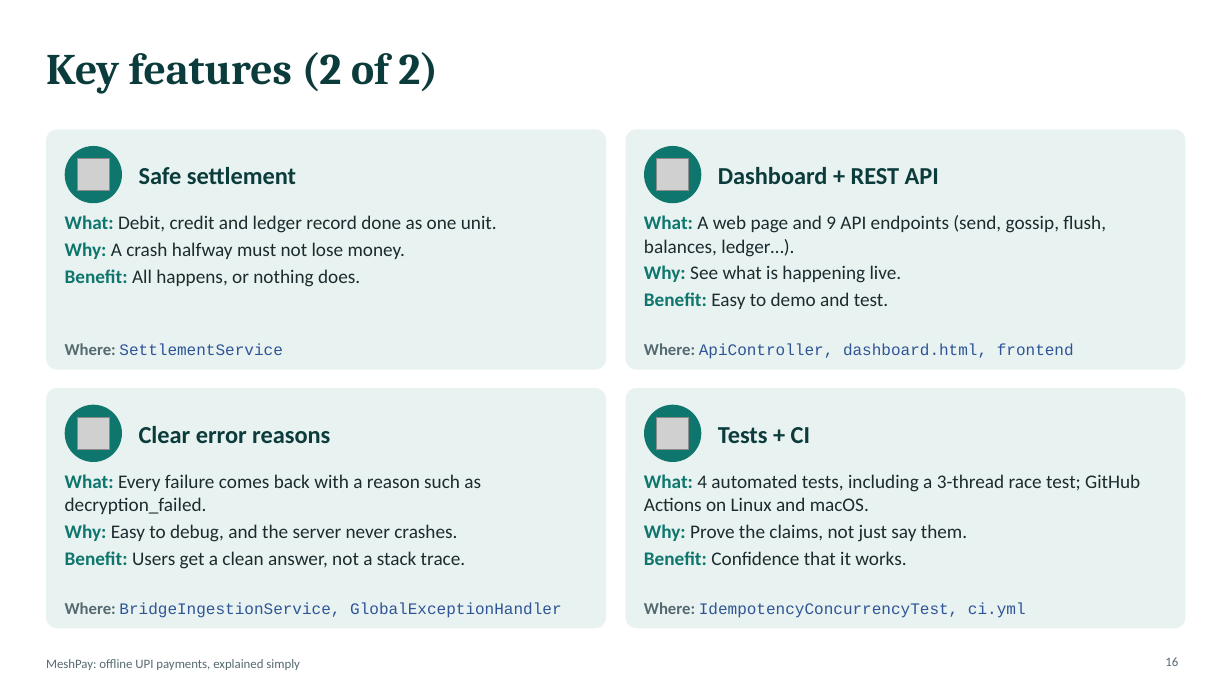
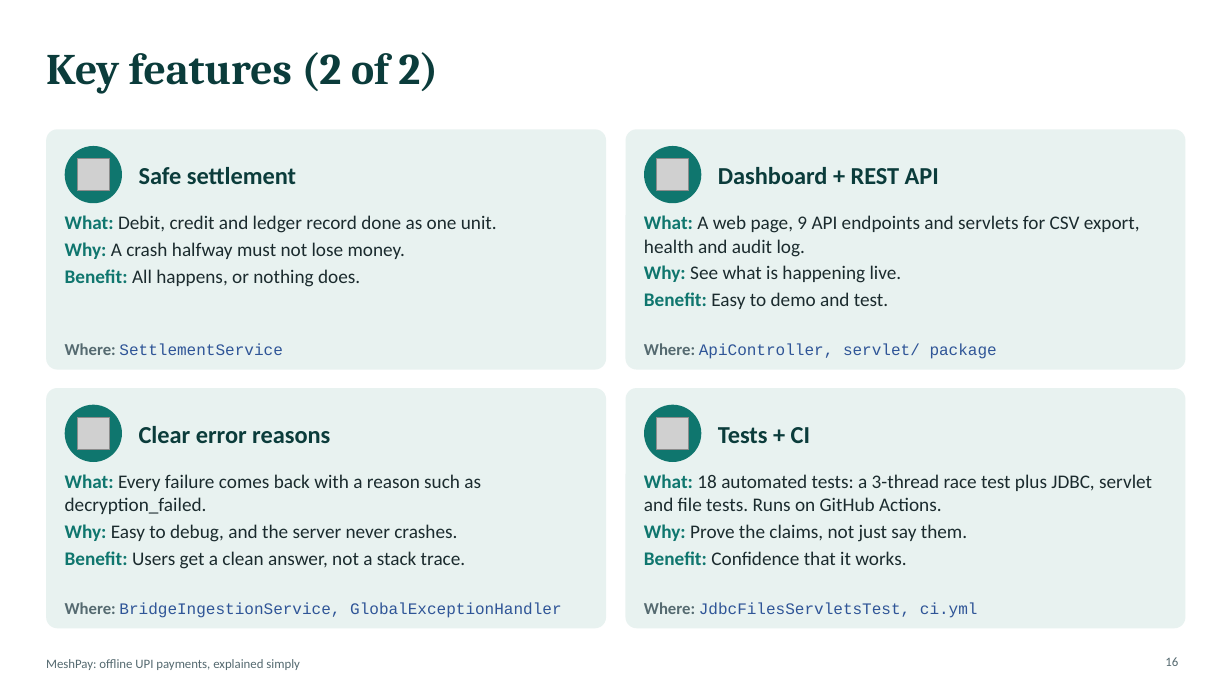
Before and after one commit to shaswatnaman/upi-offline-mesh, a slide deck: slide 16 of docs/MeshPay_Presentation.pptx. Drawn at 1232x693 pixels with LibreOffice and Linux fonts; fonts in the diff are those of the drawing; grey boxes stand for pictures. Boxes give left, top, right and bottom in pixels: in the first picture for what was removed or moved away, otherwise in the second. Text is boxed around its words. In the diff, an @@ line names an element or a change of style, - is before the commit and + after.

```diff
--- a/docs/MeshPay_Presentation.pptx
+++ b/docs/MeshPay_Presentation.pptx
@@ text at (x1=644, y1=215, x2=1140, y2=257): text changed @@
-What: A web page and 9 API endpoints (send, gossip, flush, balances, ledger…).
+What: A web page, 9 API endpoints and servlets for CSV export, health and audit log.
@@ text at (x1=644, y1=343, x2=997, y2=359): text changed @@
-Where: ApiController, dashboard.html, frontend
+Where: ApiController, servlet/ package
@@ text at (x1=644, y1=474, x2=1152, y2=511): text changed @@
-What: 4 automated tests, including a 3-thread race test; GitHub Actions on Linux and macOS.
+What: 18 automated tests: a 3-thread race test plus JDBC, servlet and file tests. Runs on GitHub Actions.
@@ text at (x1=644, y1=602, x2=978, y2=618): text changed @@
-Where: IdempotencyConcurrencyTest, ci.yml
+Where: JdbcFilesServletsTest, ci.yml
```
Also in this commit, not shown: 8 other slides changed, 3 slides added, 3 slides removed, 1 other file.
